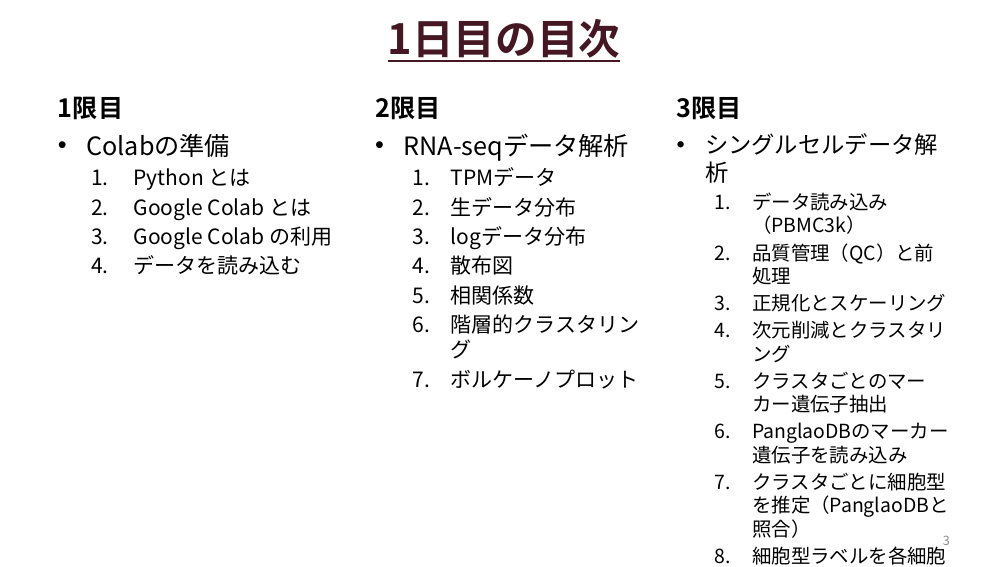
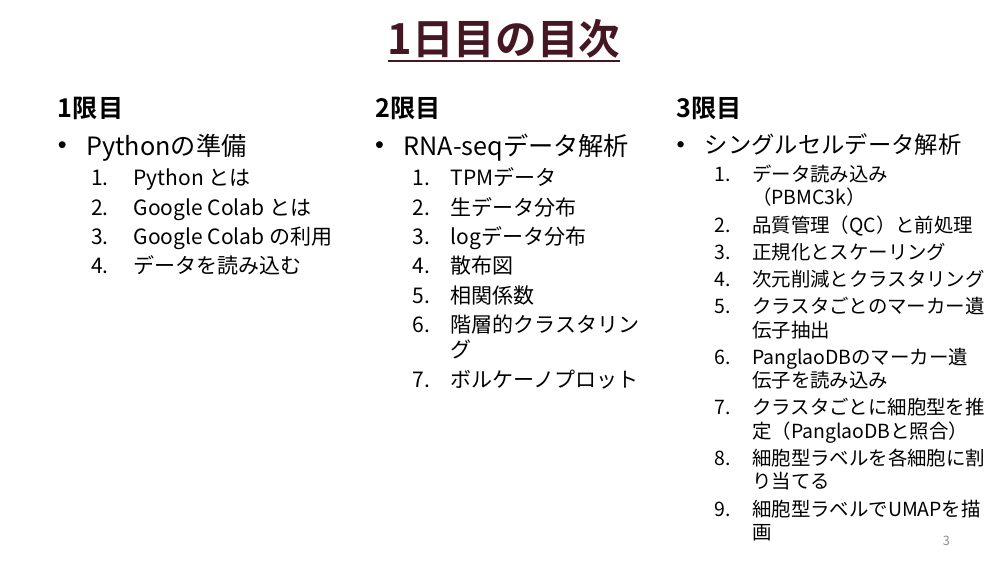
Before and after one commit to iwata97/bioinfo, a slide deck: slide 3 of バイオ技術_第1日目.pptx. Drawn at 1008x567 pixels with LibreOffice and Linux fonts; fonts in the diff are those of the drawing. Boxes give left, top, right and bottom in pixels: in the first picture for what was removed or moved away, otherwise in the second. Text is boxed around its words. In the diff, an @@ line names an element or a change of style, - is before the commit and + after.

```diff
--- a/バイオ技術_第1日目.pptx
+++ b/バイオ技術_第1日目.pptx
@@ text at [86,134,246,161]: text changed @@
-• Colabの準備
+• Pythonの準備
@@ text "シングルセルデータ解析" rewrapped from [705,133,948,565] to [705,133,985,518] @@
```
Also in this commit, not shown: 2 other slides changed, 1 slide added, 7 other files.
